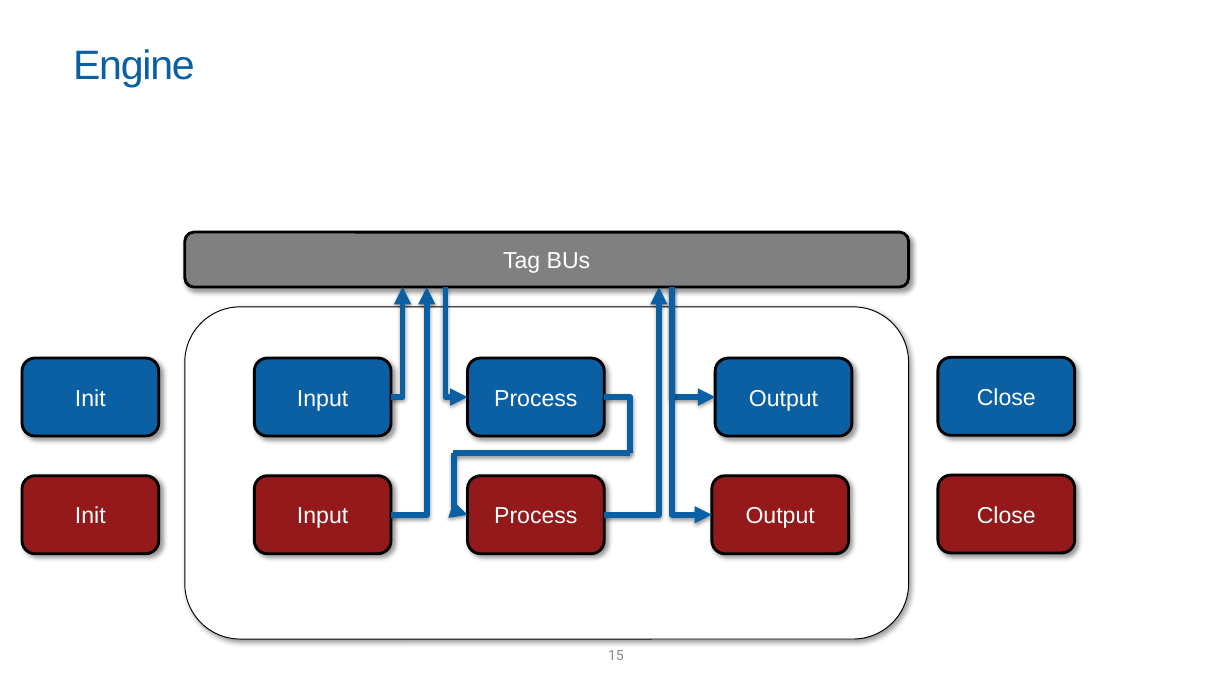
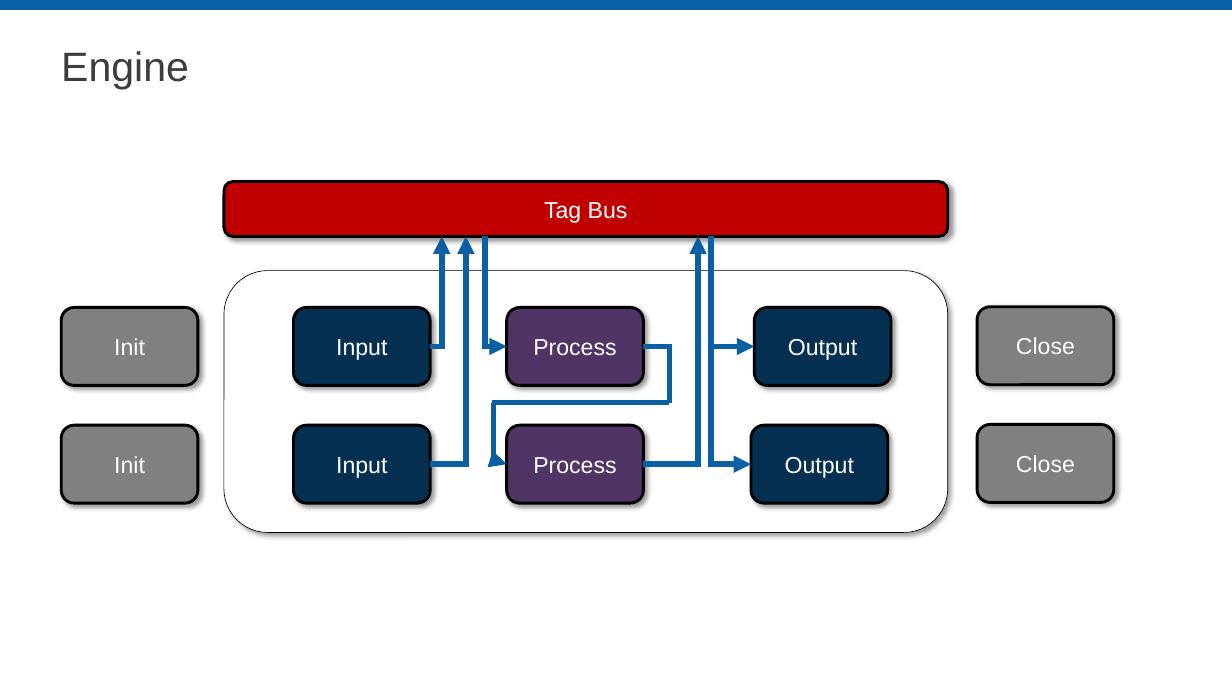
Before and after one commit to LabVIEW-DCAF/Documentation, a slide deck: slide 15 of Trunk/Presentations/A_Introduction to DCAF.pptx. Drawn at 1232x693 pixels with LibreOffice and Linux fonts; fonts in the diff are those of the drawing; background and template pictures are left out. Boxes give left, top, right and bottom in pixels: in the first picture for what was removed or moved away, otherwise in the second. Text is boxed around its words. In the diff, an @@ line names an element or a change of style, - is before the commit and + after.

```diff
--- a/Trunk/Presentations/A_Introduction to DCAF.pptx
+++ b/Trunk/Presentations/A_Introduction to DCAF.pptx
@@ rectangle added at (x1=0, y1=0, x2=1232, y2=10), fill #0A60A3 @@
@@ title "Engine" moved from (x1=73, y1=49, x2=195, y2=87) to (x1=61, y1=51, x2=189, y2=89) @@
@@ title "Engine" at (x1=61, y1=51, x2=189, y2=89): text colour #0A60A3 to #3D3D3D, letter spacing -1 to 0 pt; line spacing 1 to 0.9 @@
@@ rounded rectangle "Tag Bus" at (x1=224, y1=181, x2=947, y2=237): fill #808080 to #C00000 @@
@@ text in rounded rectangle at (x1=544, y1=202, x2=628, y2=223): text changed @@
-Tag BUs
+Tag Bus
@@ 11 rounded rectangles, 7 elbow arrows, 1 line, 1 elbow line moved together from (x1=22, y1=232, x2=1075, y2=554) to (x1=61, y1=181, x2=1114, y2=503) @@
@@ rounded rectangle resized from (x1=185, y1=307, x2=909, y2=640) to (x1=224, y1=271, x2=947, y2=532) @@
@@ rounded rectangle at (x1=224, y1=271, x2=947, y2=532): outline #000000 0.75 pt to #000000 0.5 pt @@
@@ rounded rectangle "Init" at (x1=61, y1=308, x2=198, y2=385): fill #0A60A3 to #808080 @@
@@ rounded rectangle "Input" at (x1=294, y1=308, x2=431, y2=385): fill #0A60A3 to #053052 @@
@@ rounded rectangle "Process" at (x1=506, y1=308, x2=643, y2=385): fill #0A60A3 to #503565 @@
@@ rounded rectangle "Output" at (x1=754, y1=308, x2=891, y2=385): fill #0A60A3 to #053052 @@
@@ rounded rectangle "Close" at (x1=977, y1=307, x2=1114, y2=384): fill #0A60A3 to #808080 @@
@@ rounded rectangle "Init" at (x1=61, y1=425, x2=198, y2=503): fill #93191A to #808080 @@
@@ rounded rectangle "Input" at (x1=294, y1=425, x2=431, y2=503): fill #93191A to #053052 @@
@@ rounded rectangle "Process" at (x1=506, y1=425, x2=643, y2=503): fill #93191A to #503565 @@
@@ rounded rectangle "Output" at (x1=751, y1=425, x2=888, y2=503): fill #93191A to #053052 @@
@@ rounded rectangle "Close" at (x1=977, y1=424, x2=1114, y2=502): fill #93191A to #808080 @@
@@ page number removed at (x1=608, y1=650, x2=624, y2=660) @@
-15
```
Also in this commit, not shown: 26 other slides changed, 2 other files.
